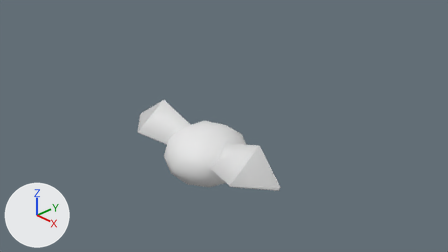
The Blender file Capture the Flag/Assets/Prefabs/evilGuy.blend as it was, and as the next commit left it.
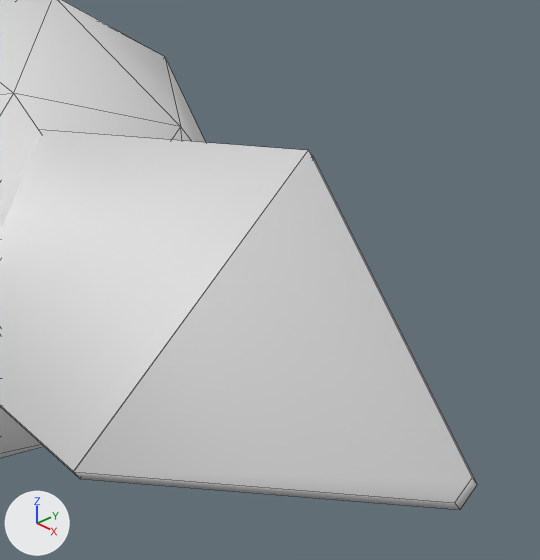
There are two pictures of each version: one from the file's camera 'Camera', one close up on the part from 49% to 64% of the width and 50% to 78% of the height. The lights are fixed; the arrows at lower left show +X, +Y and +Z. The close-ups show mesh edges as thin lines. Materials are left out; every surface is plain grey.

The older version as bpy lines, for what is in view:
```python
me_cube_003 = bpy.data.meshes.new('Cube.003')
me_cube_003.from_pydata([(0.0, -0.03, -0.77), (0.0, -0.03, 0.77), (0.0, 0.03, -0.77), (0.0, 0.03, 0.77), (-1.12, 0.53, -0.06), (-1.12, 0.48, -0.06), (-1.12, 0.48, 0.06), (-1.12, 0.53, 0.06)], [], [(3, 2, 4, 7), (5, 6, 7, 4), (0, 1, 6, 5), (1, 3, 7, 6), (2, 0, 5, 4)])
me_cube_003.polygons.foreach_set('use_smooth', [True] * 5)
me_cube_004 = bpy.data.meshes.new('Cube.004')
me_cube_004.from_pydata(...)  # 12 vertices, 5 faces; spans x -0.85..0.68, y 0.08..0.58, z -0.77..0.77
me_cube_004.polygons.foreach_set('use_smooth', [True] * 5)
me_icosphere = bpy.data.meshes.new('Icosphere')
me_icosphere.from_pydata(...)  # an icosphere of 80 faces spanning x -0.95..0.95, y -1.0..1.0, z -1.0..1.0
me_icosphere.polygons.foreach_set('use_smooth', [True] * 80)
me_icosphere.materials.append(mat_material_001)
ob_cube_002 = bpy.data.objects.new('Cube.002', me_cube_003)
ob_cube_002.parent = ob_cube_003
ob_cube_002.matrix_parent_inverse = Matrix(((1.496, 0.0, 0.0, 1.472), (0.0, 0.879, -1.21, 0.783), (0.0, 1.21, 0.879, 0.279), (0.0, 0.0, 0.0, 1.0)))
ob_cube_002.location = (-1.554, -0.417, 0.256)
ob_cube_002.rotation_euler = (-0.943, 0.0, 0.0)  # degrees (-54, 0, 0)
ob_cube_002.scale = (0.669, 0.669, 0.669)
ob_cube_003 = bpy.data.objects.new('Cube.003', me_cube_004)
ob_cube_003.location = (1.072, -0.458, 0.314)
ob_cube_003.rotation_euler = (-0.943, 0.0, 0.0)  # degrees (-54, 0, 0)
ob_cube_003.scale = (-0.669, 0.669, 0.669)
ob_icosphere = bpy.data.objects.new('Icosphere', me_icosphere)
ob_icosphere.location = (0.0, 0.0, -0.293)
ob_icosphere.scale = (1.0, 1.0, 0.7)
```
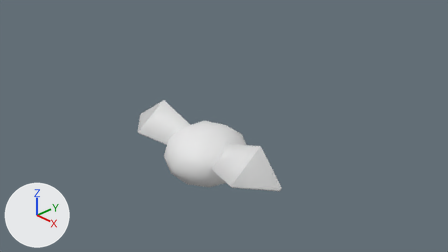
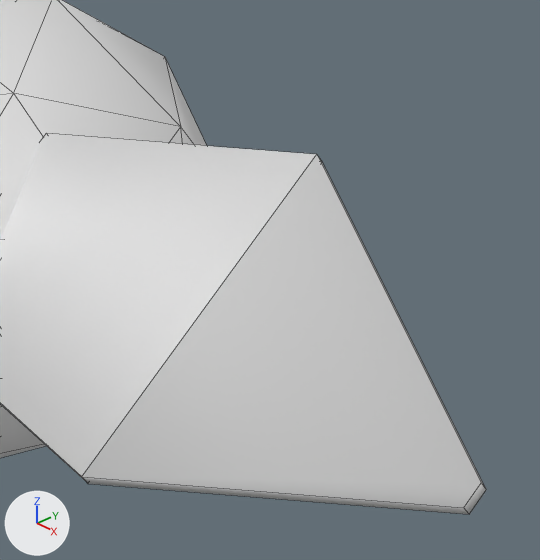
Boxes [x1, y1, x2, y2] around the edits, measured in the close-ups (540 x 560 px):
'Cube.002', reshaped, moved, rescaled, turned
    before: [74, 151, 477, 509]
    after: [82, 155, 486, 514]
'Cube.003', reshaped, moved, rescaled
    before: [0, 130, 314, 476]
    after: [0, 133, 321, 477]

Diff of the bpy script that builds the scene:
```diff
--- a/Capture the Flag/Assets/Prefabs/evilGuy.blend.py
+++ b/Capture the Flag/Assets/Prefabs/evilGuy.blend.py
@@ me_cube_004 @@
 me_cube_004.from_pydata(...)  # 12 vertices, 5 faces; spans x -0.85..0.68, y 0.08..0.58, z -0.77..0.77
 # used by ob_cube_003; location = (1.072, -0.458, 0.314); rotation_euler = (-0.943, 0.0, 0.0), in degrees (-54, 0, 0); scale = (-0.669, 0.669, 0.669)
+# me_cube_004 part 1: the loose piece of 8 vertices spanning x -0.85..0.68, y 0.08..0.58, z -0.77..0.77 is scaled about the mesh origin by (-0.669, 0.669, 0.669)
@@ me_cube_003 @@
 # used by ob_cube_002; parent = ob_cube_003; location = (-1.554, -0.417, 0.256); rotation_euler = (-0.943, 0.0, 0.0), in degrees (-54, 0, 0); scale = (0.669, 0.669, 0.669)
-me_cube_003.from_pydata(...)  # 8 vertices, 5 faces; spans x -1.12..0.0, y -0.03..0.53, z -0.77..0.77
+me_cube_003.from_pydata(...)  # 8 vertices, 5 faces; spans x 0.0..0.75, y -0.36..0.02, z -0.51..0.51
+# me_cube_003 part 2: the whole mesh is rebuilt
@@ ob_cube_003 @@
 ob_cube_003 = bpy.data.objects.new('Cube.003', me_cube_004)
-ob_cube_003.location = (1.072, -0.458, 0.314)
+ob_cube_003.location = (1.101, -0.458, 0.314)
 ob_cube_003.rotation_euler = (-0.943, 0.0, 0.0)  # degrees (-54, 0, 0)
-ob_cube_003.scale = (-0.669, 0.669, 0.669)
@@ ob_cube_002 @@
 ob_cube_002.parent = ob_cube_003
-ob_cube_002.matrix_parent_inverse = Matrix(((1.496, 0.0, 0.0, 1.472), (0.0, 0.879, -1.21, 0.783), (0.0, 1.21, 0.879, 0.279), (0.0, 0.0, 0.0, 1.0)))
-ob_cube_002.location = (-1.554, -0.417, 0.256)
-ob_cube_002.rotation_euler = (-0.943, 0.0, 0.0)  # degrees (-54, 0, 0)
-ob_cube_002.scale = (0.669, 0.669, 0.669)
+ob_cube_002.matrix_parent_inverse = Matrix(((1.0, 0.0, 0.0, -1.101), (0.0, 0.588, -0.809, 0.523), (0.0, 0.809, 0.588, 0.186), (0.0, 0.0, 0.0, 1.0)))
+ob_cube_002.location = (1.67, -0.417, 0.256)
+ob_cube_002.rotation_euler = (2.199, 0.0, 0.0)  # degrees (126, 0, 0)
```
